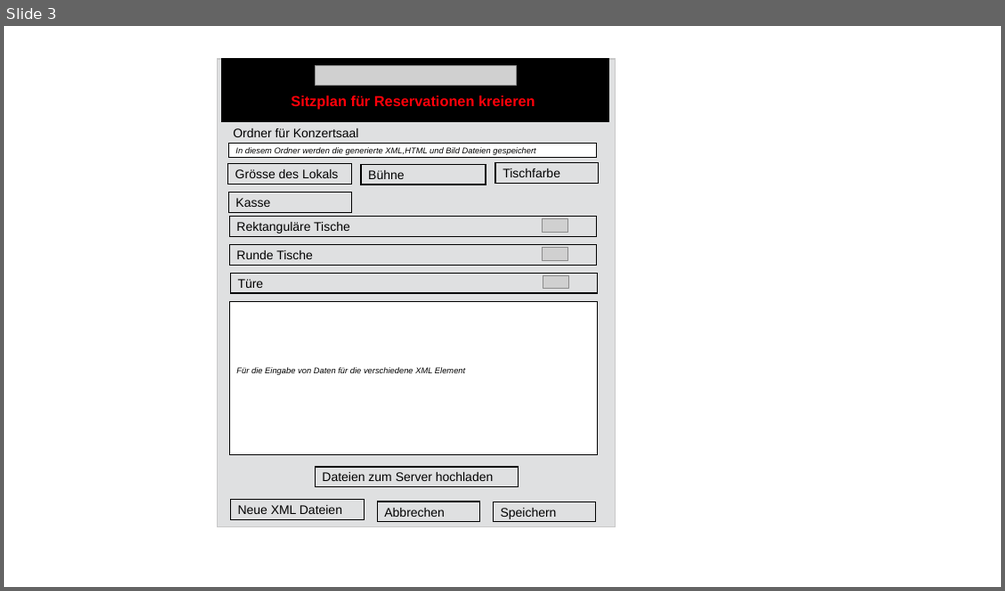
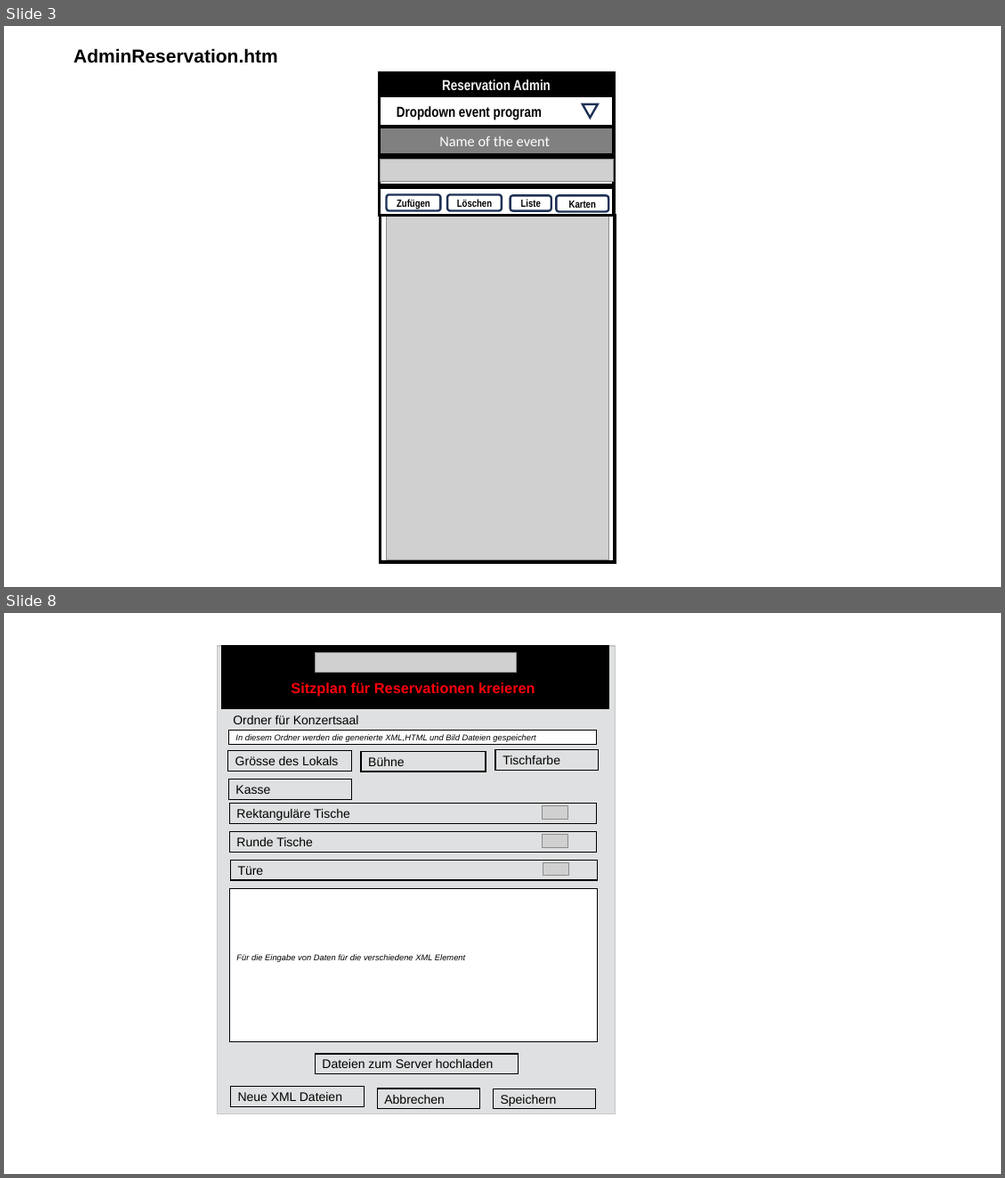
Before and after one commit to JazzLiveAarau/WwwReservationLayout, a slide deck: Description/ReservationLayout.pptx. Shown one above the other, each under a label of ours: slide 3 before the commit, slides 3 and 8 after it; the slides between them are not shown. The pictures are 1005x591 and 1005x1178 pixels, drawn with LibreOffice and Linux fonts; fonts in the diff are those of the drawing; grey boxes stand for pictures. Boxes give left, top, right and bottom in pixels: in the first picture for what was removed or moved away, otherwise in the second. Text is boxed around its words. In the diff, an @@ line names an element or a change of style, - is before the commit and + after.

```diff
--- a/Description/ReservationLayout.pptx
+++ b/Description/ReservationLayout.pptx
@@ slide 3 added at bbox=[4, 26, 1001, 587], background #FFFFFF @@
@@ text added at bbox=[73, 48, 278, 63], 18 pt, text #000000, bold @@
+AdminReservation.htm
@@ rectangle added at bbox=[380, 73, 615, 95], fill #000000, outline #000000 3 pt, 14 pt, text #F2F2F2, bold @@
+Reservation Admin
@@ rectangle added at bbox=[380, 96, 615, 127], outline #000000 3 pt, 14 pt, text #000000, bold @@
+Dropdown event program
@@ triangle added at bbox=[582, 104, 598, 118], outline #1E3256 2 pt @@
@@ rectangle added at bbox=[380, 127, 615, 155], fill #808080, outline #000000 3 pt, 14 pt, text #FFFFFF @@
+Name of the event
@@ rectangle added at bbox=[380, 157, 615, 184], outline #000000 3 pt @@
@@ picture added at bbox=[380, 160, 614, 182] @@
@@ rectangle added at bbox=[380, 187, 615, 216], outline #000000 3 pt @@
@@ rounded rectangle added at bbox=[386, 195, 440, 211], outline #1E3256 2 pt, 10 pt, text #000000, bold @@
+Zufügen
@@ rounded rectangle added at bbox=[447, 195, 502, 211], outline #1E3256 2 pt, 10 pt, text #000000, bold @@
+Löschen
@@ rounded rectangle added at bbox=[510, 196, 551, 211], outline #1E3256 2 pt, 10 pt, text #000000, bold @@
+Liste
@@ rounded rectangle added at bbox=[557, 196, 609, 212], outline #1E3256 2 pt, 10 pt, text #000000, bold @@
+Karten
@@ rectangle added at bbox=[380, 216, 615, 562], outline #000000 3 pt @@
@@ picture added at bbox=[386, 216, 608, 559] @@
@@ what was slide 3 is now slide 8 @@
```
Also in this commit, not shown: 3 slides changed, 7 other slides added, 4 slides removed, 6 other files.
